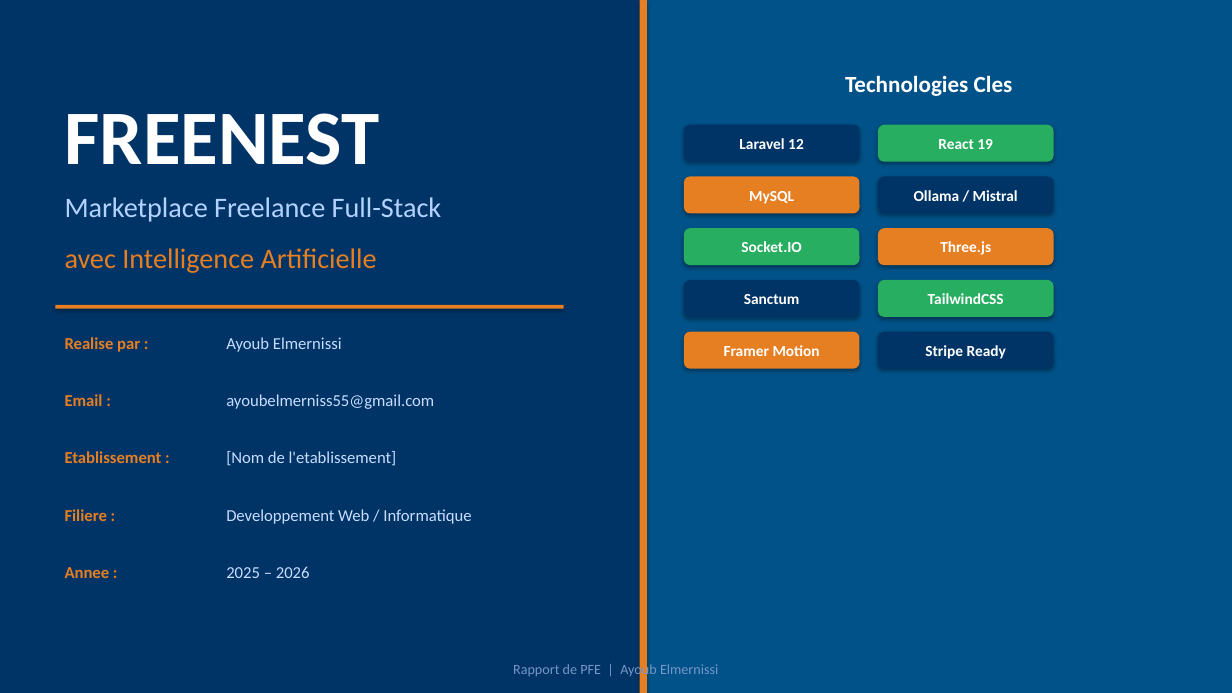
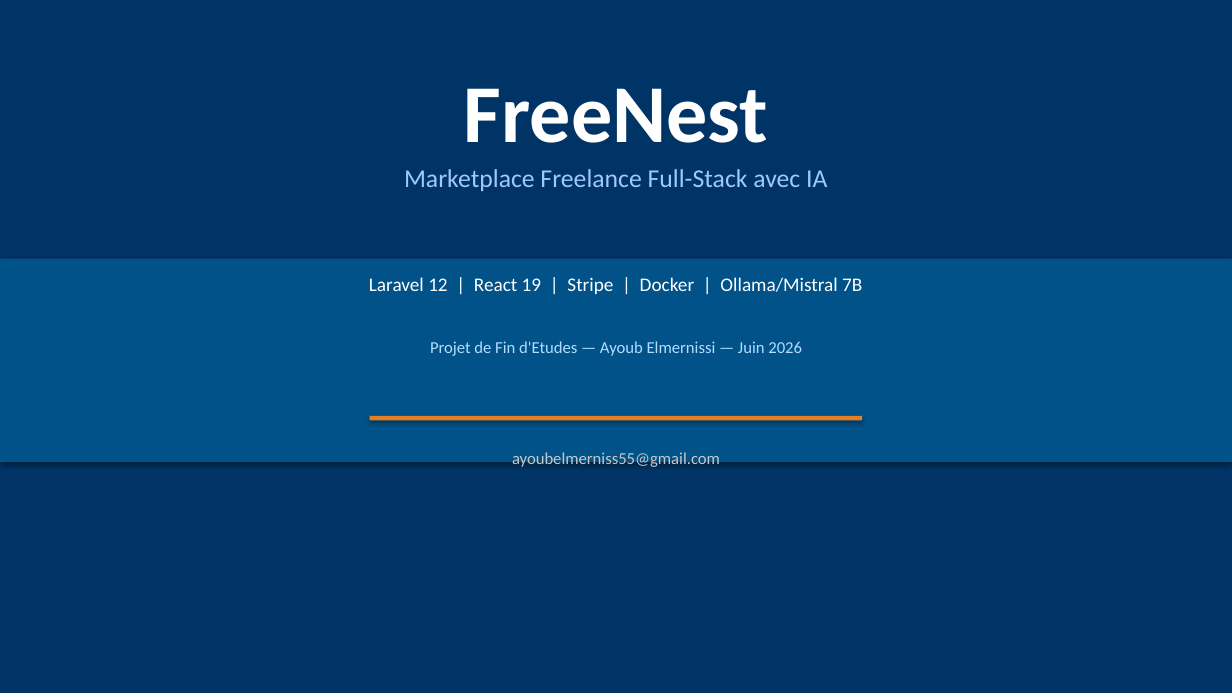
Before and after one commit to fasko666/PFE01, a slide deck: slide 1 of documentation/FreeNest_Presentation.pptx. Drawn at 1232x693 pixels with LibreOffice and Linux fonts; fonts in the diff are those of the drawing. Boxes give left, top, right and bottom in pixels: in the first picture for what was removed or moved away, otherwise in the second. Text is boxed around its words. In the diff, an @@ line names an element or a change of style, - is before the commit and + after.

```diff
--- a/documentation/FreeNest_Presentation.pptx
+++ b/documentation/FreeNest_Presentation.pptx
@@ rectangle removed at (640,0,647,693) @@
@@ text at (464,88,768,143): text changed; size 60 to 64 pt @@
-FREENEST
+FreeNest
@@ text removed at (845,75,1013,96) @@
-Technologies Cles
@@ rounded rectangle removed at (684,125,860,162) @@
-Laravel 12
@@ rounded rectangle removed at (878,125,1054,162) @@
-React 19
@@ text at (404,169,827,191): text changed; size 22 to 20 pt; text colour #B4D2FF to #A0C8FF @@
-Marketplace Freelance Full-Stack
+Marketplace Freelance Full-Stack avec IA
@@ rounded rectangle removed at (684,177,860,213) @@
-MySQL
@@ rounded rectangle removed at (878,177,1054,213) @@
-Ollama / Mistral
@@ rounded rectangle removed at (684,228,860,265) @@
-Socket.IO
@@ rounded rectangle removed at (878,228,1054,265) @@
-Three.js
@@ rectangle: place and size @@
-rectangle at (647,0,1232,693)
+rectangle at (0,259,1232,462)
@@ text removed at (65,248,377,273) @@
-avec Intelligence Artificielle
@@ text added at (369,277,862,294), 15 pt, text #FFFFFF @@
+Laravel 12 | React 19 | Stripe | Docker | Ollama/Mistral 7B
@@ rounded rectangle removed at (684,280,860,317) @@
-Sanctum
@@ rounded rectangle removed at (878,280,1054,317) @@
-TailwindCSS
@@ text removed at (65,337,140,352) @@
-Realise par :
@@ text removed at (226,337,342,352) @@
-Ayoub Elmernissi
@@ text added at (430,341,802,356), 13 pt, text #B4DCFF @@
+Projet de Fin d'Etudes — Ayoub Elmernissi — Juin 2026
@@ rounded rectangle removed at (684,332,860,369) @@
-Framer Motion
@@ rounded rectangle removed at (878,332,1054,369) @@
-Stripe Ready
@@ text removed at (65,394,103,406) @@
-Email :
@@ rectangle: place and size @@
-rectangle at (55,305,564,309)
+rectangle at (370,416,862,421)
@@ text "ayoubelmerniss55@gmail.com": place and size @@
-text "ayoubelmerniss55@gmail.com" at (226,394,434,409)
+text "ayoubelmerniss55@gmail.com" at (512,452,720,469)
@@ text "ayoubelmerniss55@gmail.com" at (512,452,720,469): text colour #C8DCFF to #C8C8C8; alignment left to centre @@
@@ text removed at (65,451,162,463) @@
-Etablissement :
@@ text removed at (226,451,397,466) @@
-[Nom de l'etablissement]
@@ text removed at (65,509,107,521) @@
-Filiere :
@@ text removed at (226,509,471,524) @@
-Developpement Web / Informatique
@@ text removed at (65,567,110,578) @@
-Annee :
@@ text removed at (226,566,310,578) @@
-2025 – 2026
@@ text removed at (513,662,718,678) @@
-Rapport de PFE | Ayoub Elmernissi
```
Also in this commit, not shown: 2 other slides changed, 17 slides added, 17 slides removed, 24 other files.
